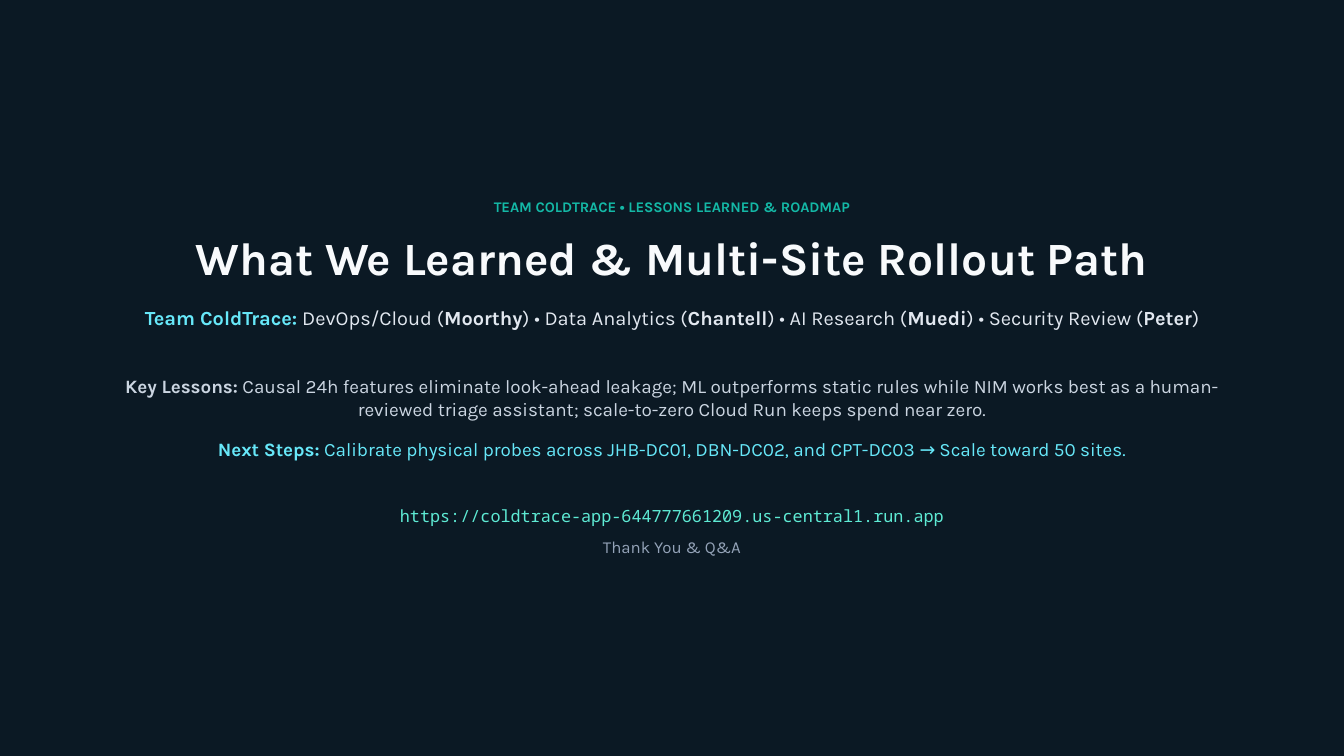
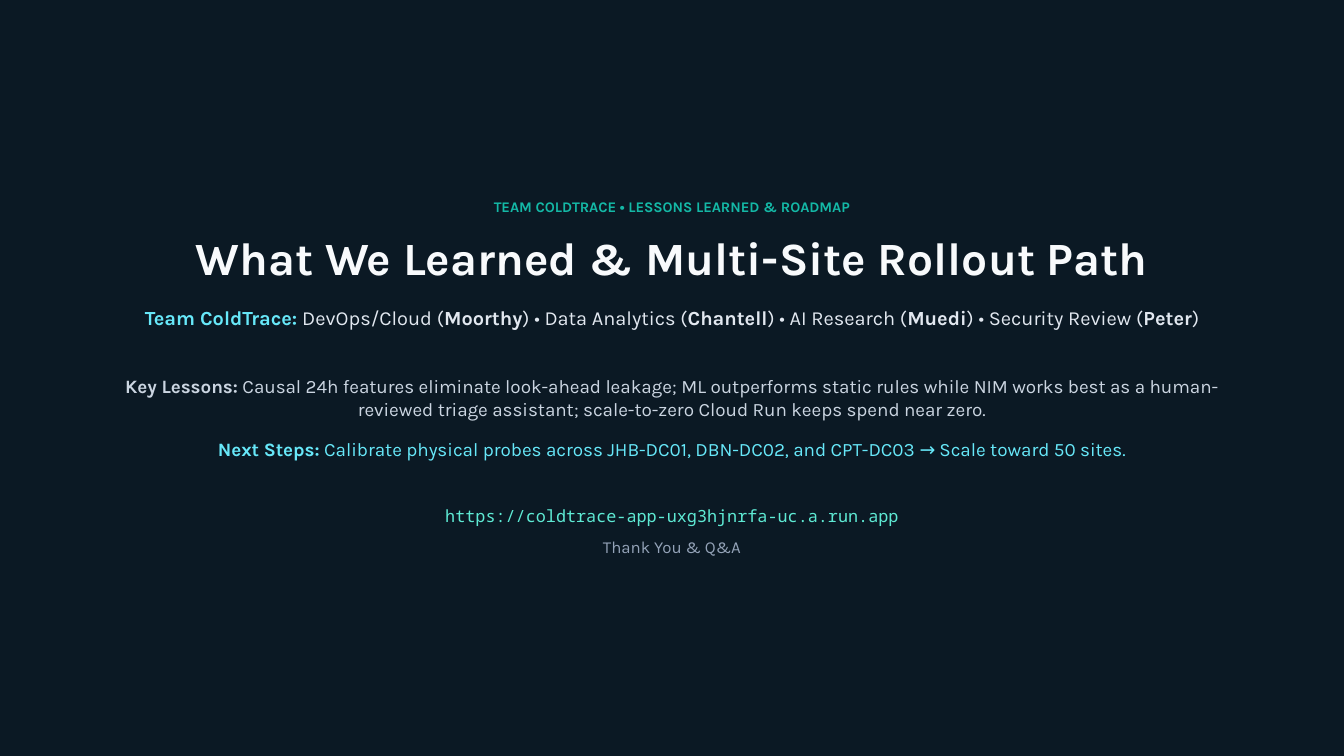
Before and after one commit to Muedi-M/ColdTrace, a slide deck: slide 8 of PROJECT_DOCS/ColdTrace — Cold-Chain Operations Console (1).pptx. Drawn at 1344x756 pixels with LibreOffice and Linux fonts; fonts in the diff are those of the drawing. Boxes give left, top, right and bottom in pixels: in the first picture for what was removed or moved away, otherwise in the second. Text is boxed around its words. In the diff, an @@ line names an element or a change of style, - is before the commit and + after.

Commit message:
final: corrected deck, charts follow batch band, cropped screenshot, walkthrough link, security status wording

```diff
--- a/PROJECT_DOCS/ColdTrace — Cold-Chain Operations Console (1).pptx
+++ b/PROJECT_DOCS/ColdTrace — Cold-Chain Operations Console (1).pptx
@@ text at [445,509,898,526]: text changed @@
-https://coldtrace-app-644777661209.us-central1.run.app
+https://coldtrace-app-uxg3hjnrfa-uc.a.run.app
```
Also in this commit, not shown: 4 other slides changed.
